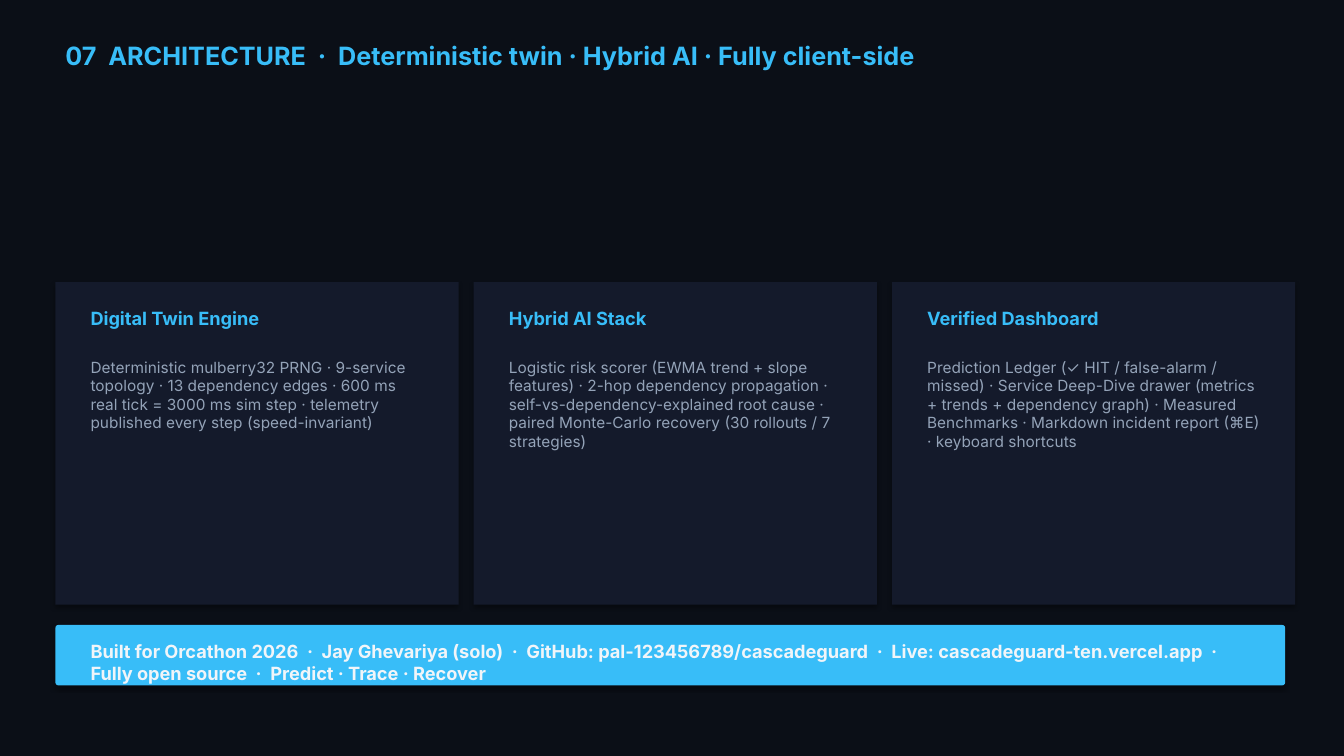
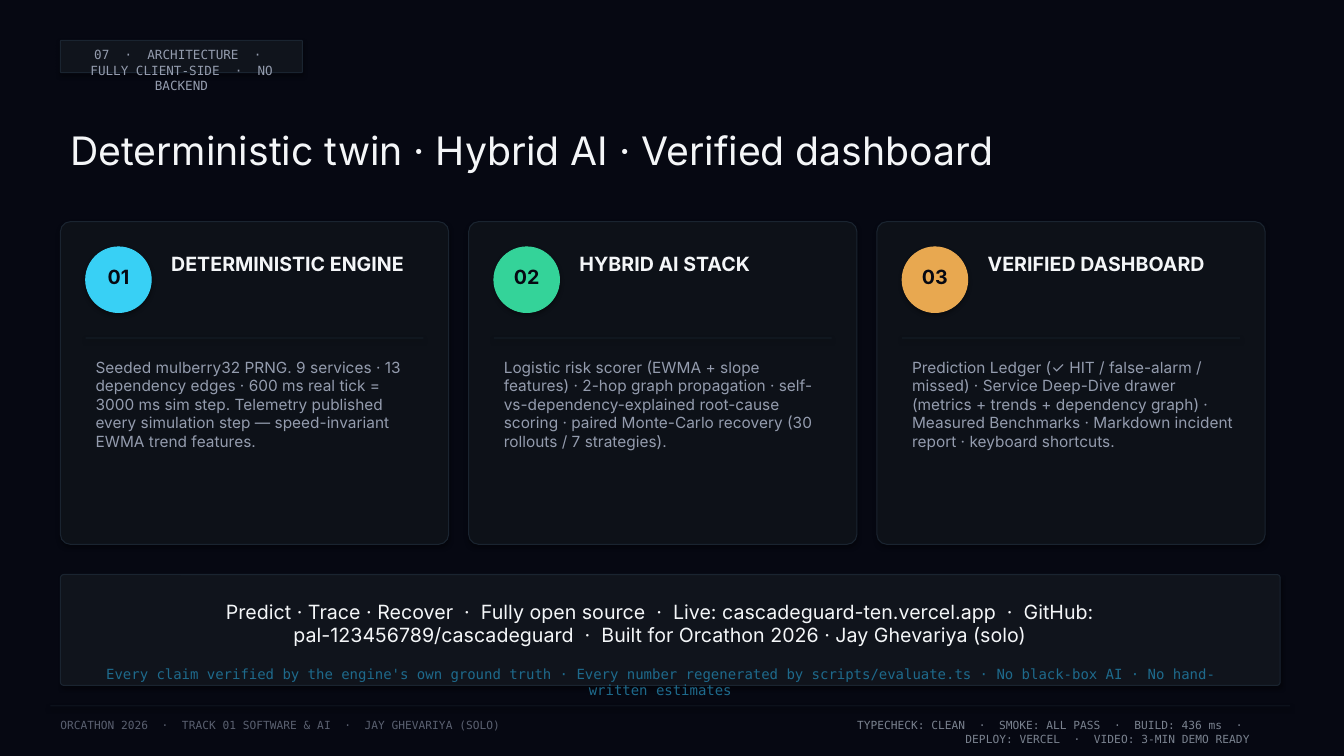
Before and after one commit to pal-123456789/cascadeguard, a slide deck: slide 8 of CascadeGuard-Pitch-2min.pptx. Drawn at 1344x756 pixels with LibreOffice and Linux fonts; fonts in the diff are those of the drawing. Boxes give left, top, right and bottom in pixels: in the first picture for what was removed or moved away, otherwise in the second. Text is boxed around its words. In the diff, an @@ line names an element or a change of style, - is before the commit and + after.

```diff
--- a/CascadeGuard-Pitch-2min.pptx
+++ b/CascadeGuard-Pitch-2min.pptx
@@ background #0B0F17 to #060812 @@
@@ rounded rectangle added at <box>60,40,302,73</box>, fill #10141C, outline #1A2430 0.75 pt @@
@@ text added at <box>90,49,273,90</box>, 9 pt, text #949CAE @@
+07 · ARCHITECTURE · FULLY CLIENT-SIDE · NO BACKEND
@@ text at <box>70,135,994,173</box>: text changed; size 18 to 28 pt; text colour #38BDF8 to #F4F6F8; bold off @@
-07 ARCHITECTURE · Deterministic twin · Hybrid AI · Fully client-side
+Deterministic twin · Hybrid AI · Verified dashboard
@@ rounded rectangle added at <box>60,222,449,544</box>, fill #0D1118, outline #1A2430 0.75 pt @@
@@ rounded rectangle added at <box>469,222,857,544</box>, fill #0D1118, outline #1A2430 0.75 pt @@
@@ rounded rectangle added at <box>877,222,1265,544</box>, fill #0D1118, outline #1A2430 0.75 pt @@
@@ ellipse added at <box>86,247,151,313</box>, fill #38D0F5, outline #38D0F5 0.75 pt @@
@@ text added at <box>108,269,130,284</box>, 14 pt, text #060812, bold @@
+01
@@ text at <box>171,256,404,271</box>: text changed; size 13 to 14 pt; text colour #38BDF8 to #F4F6F8 @@
-Digital Twin Engine
+DETERMINISTIC ENGINE
@@ ellipse added at <box>494,247,560,313</box>, fill #34D399, outline #34D399 0.75 pt @@
@@ text added at <box>514,269,540,284</box>, 14 pt, text #060812, bold @@
+02
@@ text at <box>579,256,750,271</box>: text changed; size 13 to 14 pt; text colour #38BDF8 to #F4F6F8 @@
-Hybrid AI Stack
+HYBRID AI STACK
@@ ellipse added at <box>902,247,968,313</box>, fill #E8A850, outline #E8A850 0.75 pt @@
@@ text added at <box>922,269,948,284</box>, 14 pt, text #060812, bold @@
+03
@@ text at <box>988,256,1204,272</box>: text changed; size 13 to 14 pt; text colour #38BDF8 to #F4F6F8 @@
-Verified Dashboard
+VERIFIED DASHBOARD
@@ rectangle removed at <box>55,282,459,605</box> @@
@@ rectangle removed at <box>474,282,877,605</box> @@
@@ rectangle: place and size @@
-rectangle at <box>892,282,1296,605</box>
+rectangle at <box>86,338,423,339</box>
@@ rectangle at <box>86,338,423,339</box>: fill #141A2B to #1A2430 @@
@@ rectangle added at <box>494,338,832,339</box>, fill #1A2430 @@
@@ rectangle added at <box>902,338,1240,339</box>, fill #1A2430 @@
@@ text at <box>96,361,401,447</box>: text changed; text colour #94A3B8 to #949CAE @@
-Deterministic mulberry32 PRNG · 9-service topology · 13 dependency edges · 600 ms real tick = 3000 ms sim step · telemetry published every step (speed-invariant)
+Seeded mulberry32 PRNG. 9 services · 13 dependency edges · 600 ms real tick = 3000 ms sim step. Telemetry published every simulation step — speed-invariant EWMA trend features.
@@ text at <box>504,360,812,451</box>: text changed; text colour #94A3B8 to #949CAE @@
-Logistic risk scorer (EWMA trend + slope features) · 2-hop dependency propagation · self-vs-dependency-explained root cause · paired Monte-Carlo recovery (30 rollouts / 7 strategies)
+Logistic risk scorer (EWMA + slope features) · 2-hop graph propagation · self-vs-dependency-explained root-cause scoring · paired Monte-Carlo recovery (30 rollouts / 7 strategies).
@@ text at <box>912,361,1233,450</box>: text changed; text colour #94A3B8 to #949CAE @@
-Prediction Ledger (✓ HIT / false-alarm / missed) · Service Deep-Dive drawer (metrics + trends + dependency graph) · Measured Benchmarks · Markdown incident report (⌘E) · keyboard shortcuts
+Prediction Ledger (✓ HIT / false-alarm / missed) · Service Deep-Dive drawer (metrics + trends + dependency graph) · Measured Benchmarks · Markdown incident report · keyboard shortcuts.
@@ rounded rectangle: place and size @@
-rounded rectangle at <box>55,625,1286,686</box>
+rounded rectangle at <box>60,575,1280,686</box>
@@ rounded rectangle at <box>60,575,1280,686</box>: fill #38BDF8 to #10141C; outline none to #1A2430 0.75 pt; proportions changed @@
@@ text at <box>226,604,1094,647</box>: text changed; size 13 to 14 pt; text colour #F1F5F9 to #F4F6F8; bold off @@
-Built for Orcathon 2026 · Jay Ghevariya (solo) · GitHub: pal-123456789/cascadeguard · Live: cascadeguard-ten.vercel.app · Fully open source · Predict · Trace · Recover
+Predict · Trace · Recover · Fully open source · Live: cascadeguard-ten.vercel.app · GitHub: pal-123456789/cascadeguard · Built for Orcathon 2026 · Jay Ghevariya (solo)
@@ text added at <box>106,668,1215,695</box>, 10 pt, text #1E6A8C @@
+Every claim verified by the engine's own ground truth · Every number regenerated by scripts/evaluate.ts · No black-box AI · No hand-written estimates
@@ text added at <box>60,721,500,730</box>, 8 pt, text #5A6070 @@
+ORCATHON 2026 · TRACK 01 SOFTWARE & AI · JAY GHEVARIYA (SOLO)
@@ text added at <box>857,721,1250,743</box>, 8 pt, text #7A828F @@
+TYPECHECK: CLEAN · SMOKE: ALL PASS · BUILD: 436 ms · DEPLOY: VERCEL · VIDEO: 3-MIN DEMO READY
```
Also in this commit, not shown: 5 other slides changed, 2 slides added, 2 slides removed, 2 other files.
